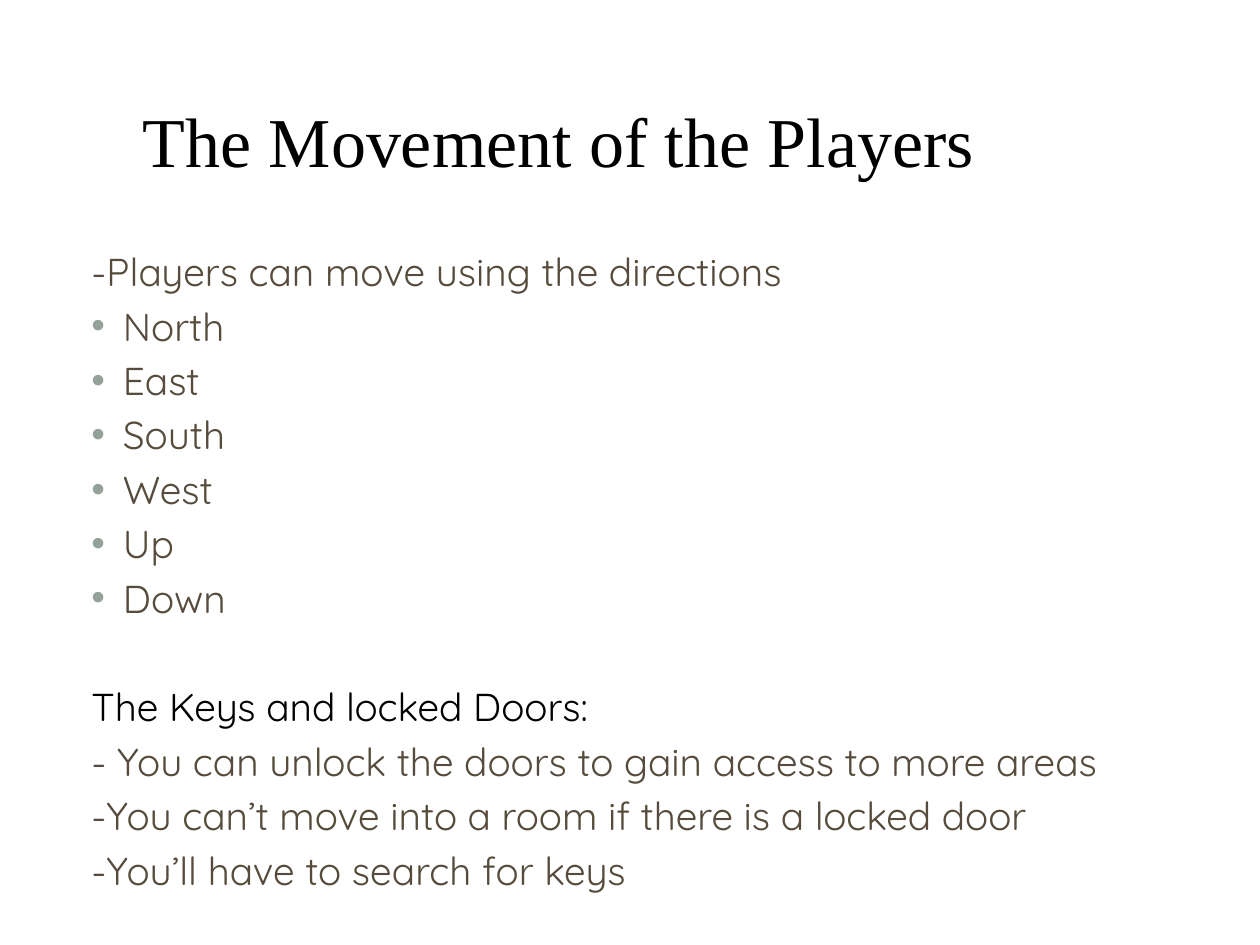
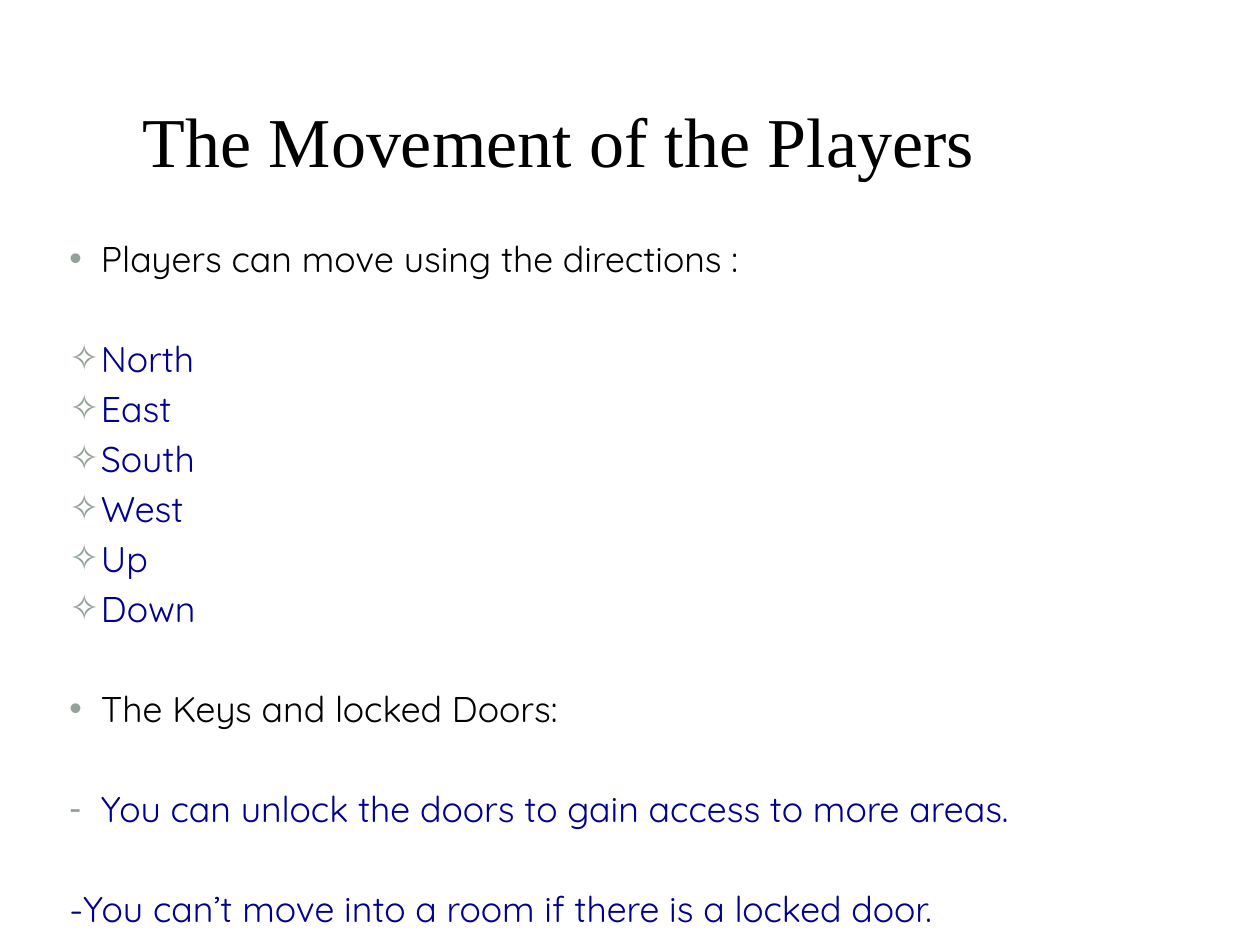
Before and after one commit to BlazeAxtrius/CM1101-Final-Game-Team09, a slide deck: slide 5 of GAME/Game-Plan-Haunted-House.pptx. Drawn at 1260x945 pixels with LibreOffice and Linux fonts; fonts in the diff are those of the drawing; background and template pictures are left out. Boxes give left, top, right and bottom in pixels: in the first picture for what was removed or moved away, otherwise in the second. Text is boxed around its words. In the diff, an @@ line names an element or a change of style, - is before the commit and + after.

```diff
--- a/GAME/Game-Plan-Haunted-House.pptx
+++ b/GAME/Game-Plan-Haunted-House.pptx
@@ text "Players can move using the ...": place and size @@
-text "Players can move using the ..." at [91, 257, 1097, 893]
+text "Players can move using the ..." at [69, 245, 1008, 923]
@@ text at [101, 245, 722, 279]: text changed; size 22.2 to 20.4 pt; text colour #564B3C to #000000 @@
--Players can move using the directions
+• Players can move using the directions :
@@ text at [101, 345, 558, 729]: size 22.2 to 20.4 pt in "North", "East", "South", "West" and 3 more places; text colour #564B3C to #000090 in "North", "East", "South", "West" and 2 more places; bullet • to ✧; bullet none to • @@
@@ text at [69, 795, 1008, 923]: text changed; size 22.2 to 20.4 pt; text colour #564B3C to #000090 @@
-- You can unlock the doors to gain access to more areas
--You can’t move into a room if there is a locked door
--You’ll have to search for keys
+– You can unlock the doors to gain access to more areas.
+-You can’t move into a room if there is a locked door.
+-You’ll have to search for keys.
```
Also in this commit, not shown: 6 other slides changed, 1 other file.
